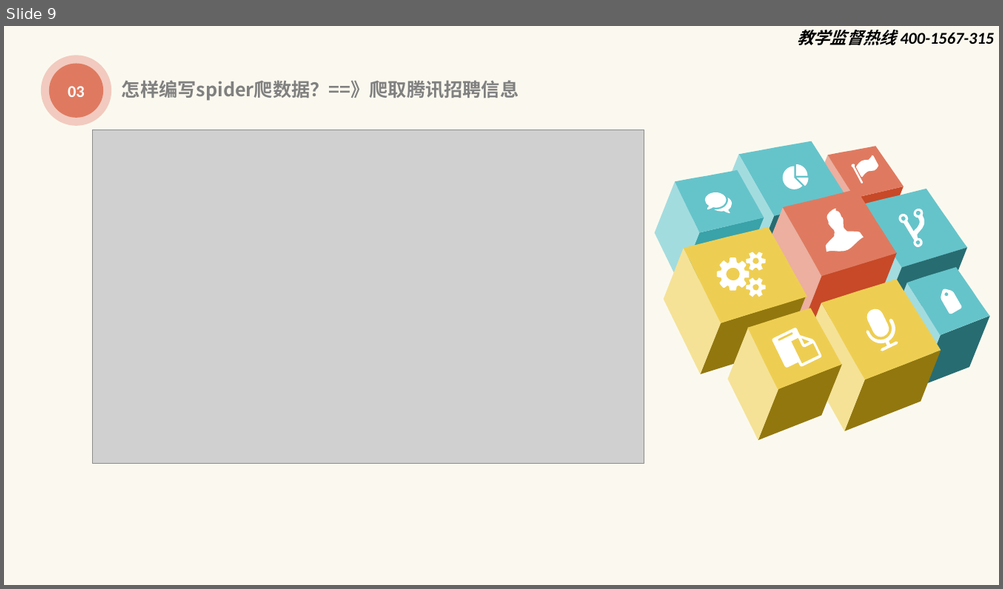
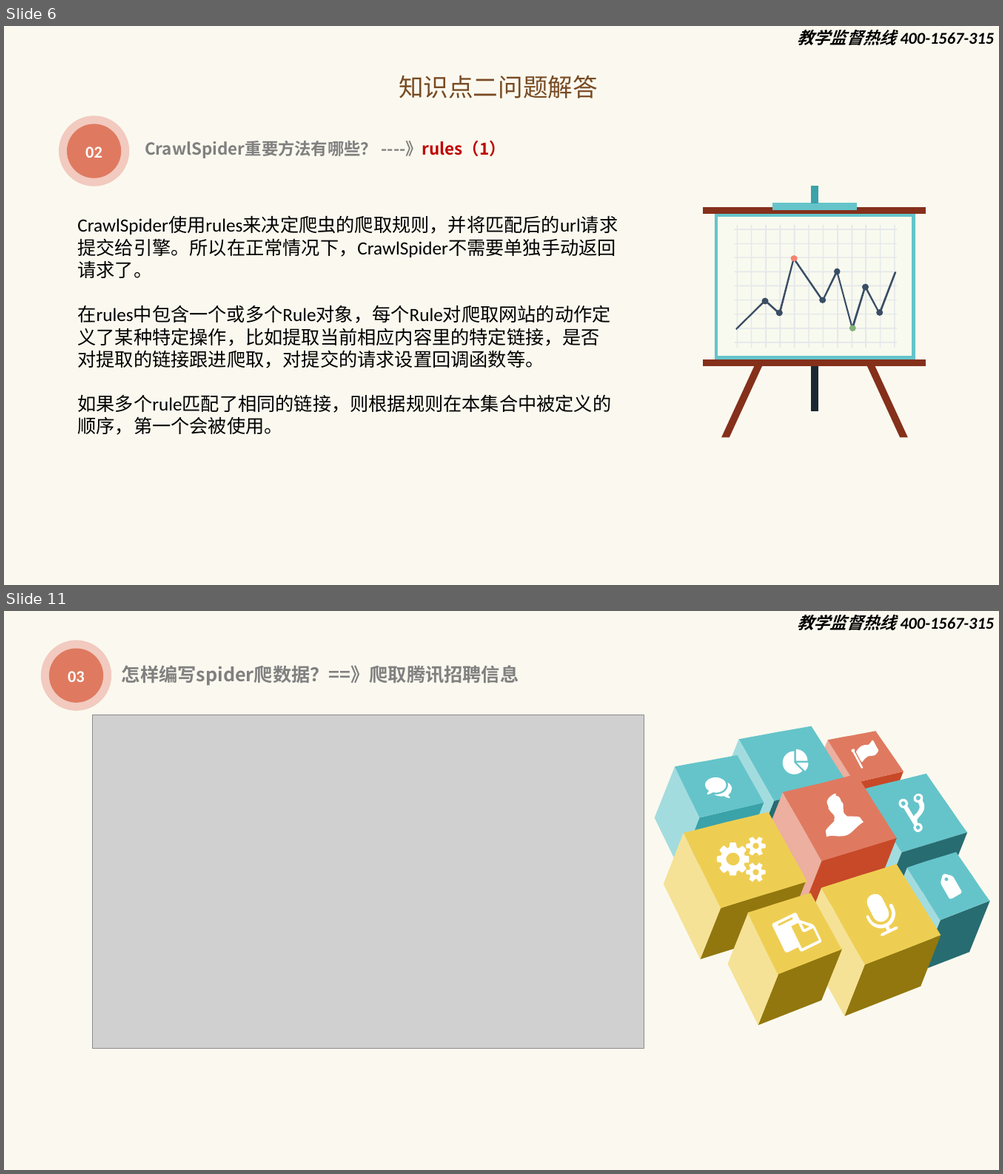
Before and after one commit to zx490336534/spider-review, a slide deck: 课件/python高级标准课件三.pptx. Shown one above the other, each under a label of ours: slide 9 before the commit, slides 6 and 11 after it; the slides between them are not shown. The pictures are 1003x589 and 1003x1174 pixels, drawn with LibreOffice and Linux fonts; fonts in the diff are those of the drawing; grey boxes stand for pictures; background and template pictures are left out. Boxes give left, top, right and bottom in pixels: in the first picture for what was removed or moved away, otherwise in the second. Text is boxed around its words. In the diff, an @@ line names an element or a change of style, - is before the commit and + after.

```diff
--- a/课件/python高级标准课件三.pptx
+++ b/课件/python高级标准课件三.pptx
@@ slide 6 added at (4,26,999,585), background #FFFFFF; not listed: 2 template elements that a slide beside it also shows @@
@@ text added at (398,75,597,99), 24 pt, text #784B23 @@
+知识点二问题解答
@@ ellipse added at (59,116,129,187), fill #F2CABF @@
@@ ellipse added at (67,124,121,178), fill #DF7A60, 16 pt, text #FFFFFF, bold @@
+02
@@ text added at (145,141,506,158), 16 pt, text #808080, bold @@
+CrawlSpider重要方法有哪些？ ----》rules（1）
@@ text added at (77,217,617,435), 18 pt, text #000000 @@
+CrawlSpider使用rules来决定爬虫的爬取规则，并将匹配后的url请求提交给引擎。所以在正常情况下，CrawlSpider不需要单独手动返回请求了。
+在rules中包含一个或多个Rule对象，每个Rule对爬取网站的动作定义了某种特定操作，比如提取当前相应内容里的特定链接，是否对提取的链接跟进爬取，对提交的请求设置回调函数等。
+如果多个rule匹配了相同的链接，则根据规则在本集合中被定义的顺序，第一个会被使用。
@@ group added at (703,186,925,438): 20 freeform shapes @@
@@ what was slide 9 is now slide 11 @@
```
Also in this commit, not shown: 3 slides changed, 3 other slides added, 1 slide removed, 9 other files.
